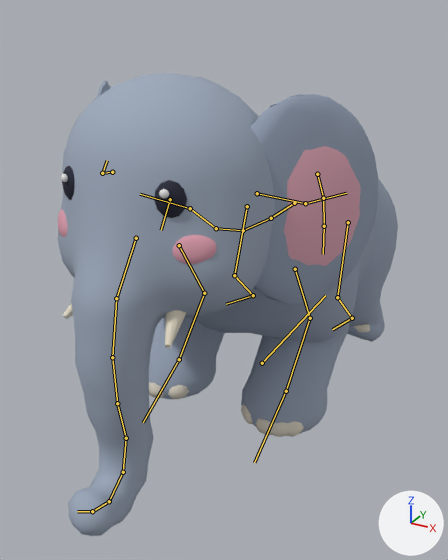
A saved change to the glTF model public/models/zoo-3d/elephant.glb.
The view is the same before and after, from a 50 mm lens placed at (1.4, -3.05, 2.03), pointed at (-0.01, -0.48, 0.75). Lighting does not change. The marker at lower right points along +X, +Y and +Z. The picture after the commit comes second. Both versions are drawn at frame 51 of the action 'GetUp'; the numbers are the values there. The bones that change, and the others that lie on the model, are drawn over the model as lines.

Objects in the first picture: 'elephant'.
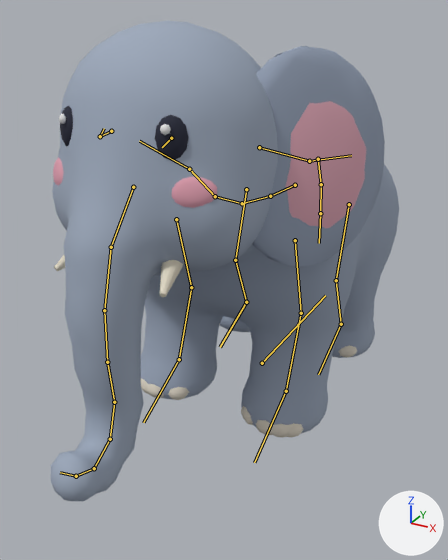
Location of each change, (x1, y1, x2, y2) in pixels of the pictures (448 x 560 px):
'elephant', posed
    before: (58, 73, 398, 536)
    after: (51, 21, 399, 501)
bone 'hips', root to tip
    before: (294, 203) to (271, 218)
    after: (295, 185) to (270, 196)
bone 'neck', root to tip
    before: (216, 228) to (190, 208)
    after: (215, 196) to (189, 169)
bone 'ear_r', root to tip
    before: (112, 172) to (102, 173)
    after: (111, 131) to (100, 136)
bone 'front_leg_upper_l', root to tip
    before: (295, 269) to (310, 318)
    after: (295, 240) to (301, 313)
bone 'front_leg_lower_l', root to tip
    before: (310, 318) to (286, 391)
    after: (301, 313) to (286, 391)
bone 'front_leg_upper_r', root to tip
    before: (179, 245) to (204, 293)
    after: (176, 219) to (191, 287)
bone 'front_leg_lower_r', root to tip
    before: (204, 293) to (179, 359)
    after: (191, 287) to (179, 359)
bone 'tail_1', root to tip
    before: (317, 174) to (323, 198)
    after: (318, 159) to (321, 184)
bone 'back_leg_upper_l', root to tip
    before: (348, 222) to (337, 297)
    after: (349, 204) to (336, 280)
bone 'back_leg_lower_l', root to tip
    before: (337, 297) to (352, 318)
    after: (336, 280) to (341, 324)
bone 'back_leg_foot_l', root to tip
    before: (352, 318) to (332, 329)
    after: (341, 324) to (318, 374)
bone 'back_leg_upper_r', root to tip
    before: (247, 206) to (234, 275)
    after: (246, 189) to (235, 260)
bone 'back_leg_lower_r', root to tip
    before: (234, 275) to (253, 295)
    after: (235, 260) to (246, 302)
bone 'back_leg_foot_r', root to tip
    before: (253, 295) to (226, 304)
    after: (246, 302) to (220, 347)

Diff of the bpy script that builds the scene:
```diff
--- a/public/models/zoo-3d/elephant.glb.py
+++ b/public/models/zoo-3d/elephant.glb.py
@@ bone_hips @@
 bone_hips = bpy.data.objects['elephant_rig'].pose.bones['hips']  # child of 'root'
-bone_hips.location = (0.0, -0.022, 0.133)
-bone_hips.rotation_quaternion = (1.0, 0.025, 0.0, 0.0)  # degrees (3, 0, 0)
+bone_hips.location = (0.0, -0.002, 0.015)
+bone_hips.rotation_quaternion = (1.0, 0.003, 0.0, 0.0)  # degrees (0, 0, 0)
@@ bone_neck @@
 bone_neck = bpy.data.objects['elephant_rig'].pose.bones['neck']  # child of 'spine_2'
-bone_neck.rotation_quaternion = (1.0, 0.01, 0.0, 0.0)  # degrees (1, 0, 0)
+bone_neck.rotation_quaternion = (1.0, 0.001, 0.0, 0.0)  # degrees (0, 0, 0)
@@ bone_ear_r @@
 bone_ear_r = bpy.data.objects['elephant_rig'].pose.bones['ear_r']  # child of 'head'
-bone_ear_r.rotation_quaternion = (-1.0, 0.001, 0.001, -0.002)  # degrees (0, 0, 0)
+bone_ear_r.rotation_quaternion = (-1.0, 0.005, 0.005, -0.014)  # degrees (-1, -1, 2)
@@ bone_front_leg_upper_l @@
 bone_front_leg_upper_l = bpy.data.objects['elephant_rig'].pose.bones['front_leg_upper_l']  # child of 'spine_2'
-bone_front_leg_upper_l.rotation_quaternion = (0.987, 0.163, 0.0, 0.0)  # degrees (19, 0, 0)
+bone_front_leg_upper_l.rotation_quaternion = (0.999, 0.034, 0.0, 0.0)  # degrees (4, 0, 0)
@@ bone_front_leg_lower_l @@
 bone_front_leg_lower_l = bpy.data.objects['elephant_rig'].pose.bones['front_leg_lower_l']  # child of 'front_leg_upper_l'
-bone_front_leg_lower_l.rotation_quaternion = (0.907, -0.421, 0.0, 0.0)  # degrees (-50, 0, 0)
+bone_front_leg_lower_l.rotation_quaternion = (0.997, -0.08, 0.0, 0.0)  # degrees (-9, 0, 0)
@@ bone_front_leg_foot_l @@
 bone_front_leg_foot_l = bpy.data.objects['elephant_rig'].pose.bones['front_leg_foot_l']  # child of 'front_leg_lower_l'
-bone_front_leg_foot_l.rotation_quaternion = (0.97, 0.243, 0.0, 0.0)  # degrees (28, 0, 0)
+bone_front_leg_foot_l.rotation_quaternion = (0.999, 0.044, 0.0, 0.0)  # degrees (5, 0, 0)
@@ bone_front_leg_upper_r @@
 bone_front_leg_upper_r = bpy.data.objects['elephant_rig'].pose.bones['front_leg_upper_r']  # child of 'spine_2'
-bone_front_leg_upper_r.rotation_quaternion = (0.987, 0.163, 0.0, 0.0)  # degrees (19, 0, 0)
+bone_front_leg_upper_r.rotation_quaternion = (0.999, 0.034, 0.0, 0.0)  # degrees (4, 0, 0)
@@ bone_front_leg_lower_r @@
 bone_front_leg_lower_r = bpy.data.objects['elephant_rig'].pose.bones['front_leg_lower_r']  # child of 'front_leg_upper_r'
-bone_front_leg_lower_r.rotation_quaternion = (0.907, -0.421, 0.0, 0.0)  # degrees (-50, 0, 0)
+bone_front_leg_lower_r.rotation_quaternion = (0.997, -0.08, 0.0, 0.0)  # degrees (-9, 0, 0)
@@ bone_front_leg_foot_r @@
 bone_front_leg_foot_r = bpy.data.objects['elephant_rig'].pose.bones['front_leg_foot_r']  # child of 'front_leg_lower_r'
-bone_front_leg_foot_r.rotation_quaternion = (0.97, 0.243, 0.0, 0.0)  # degrees (28, 0, 0)
+bone_front_leg_foot_r.rotation_quaternion = (0.999, 0.044, 0.0, 0.0)  # degrees (5, 0, 0)
@@ bone_tail_1 @@
 bone_tail_1 = bpy.data.objects['elephant_rig'].pose.bones['tail_1']  # child of 'hips'
-bone_tail_1.rotation_quaternion = (1.0, 0.0, 0.015, -0.009)  # degrees (0, 2, -1)
+bone_tail_1.rotation_quaternion = (0.999, 0.0, -0.04, 0.024)  # degrees (0, -5, 3)
@@ bone_back_leg_upper_l @@
 bone_back_leg_upper_l = bpy.data.objects['elephant_rig'].pose.bones['back_leg_upper_l']  # child of 'hips'
-bone_back_leg_upper_l.rotation_quaternion = (0.999, -0.035, 0.008, -0.018)  # degrees (-4, 1, -2)
+bone_back_leg_upper_l.rotation_quaternion = (1.0, -0.012, 0.0, -0.002)  # degrees (-1, 0, 0)
@@ bone_back_leg_lower_l @@
 bone_back_leg_lower_l = bpy.data.objects['elephant_rig'].pose.bones['back_leg_lower_l']  # child of 'back_leg_upper_l'
-bone_back_leg_lower_l.rotation_quaternion = (0.969, 0.247, 0.0, 0.0)  # degrees (29, 0, 0)
+bone_back_leg_lower_l.rotation_quaternion = (0.999, 0.044, 0.0, 0.0)  # degrees (5, 0, 0)
@@ bone_back_leg_foot_l @@
 bone_back_leg_foot_l = bpy.data.objects['elephant_rig'].pose.bones['back_leg_foot_l']  # child of 'back_leg_lower_l'
-bone_back_leg_foot_l.rotation_quaternion = (-0.818, 0.575, 0.019, -0.004)  # degrees (-70, -1, 2)
+bone_back_leg_foot_l.rotation_quaternion = (-0.997, 0.078, 0.002, -0.001)  # degrees (-9, 0, 0)
@@ bone_back_leg_upper_r @@
 bone_back_leg_upper_r = bpy.data.objects['elephant_rig'].pose.bones['back_leg_upper_r']  # child of 'hips'
-bone_back_leg_upper_r.rotation_quaternion = (0.999, -0.035, -0.008, 0.018)  # degrees (-4, -1, 2)
+bone_back_leg_upper_r.rotation_quaternion = (1.0, -0.012, 0.0, 0.002)  # degrees (-1, 0, 0)
@@ bone_back_leg_lower_r @@
 bone_back_leg_lower_r = bpy.data.objects['elephant_rig'].pose.bones['back_leg_lower_r']  # child of 'back_leg_upper_r'
-bone_back_leg_lower_r.rotation_quaternion = (0.969, 0.247, 0.0, 0.0)  # degrees (29, 0, 0)
+bone_back_leg_lower_r.rotation_quaternion = (0.999, 0.044, 0.0, 0.0)  # degrees (5, 0, 0)
@@ bone_back_leg_foot_r @@
 bone_back_leg_foot_r = bpy.data.objects['elephant_rig'].pose.bones['back_leg_foot_r']  # child of 'back_leg_lower_r'
-bone_back_leg_foot_r.rotation_quaternion = (-0.818, 0.575, -0.019, 0.004)  # degrees (-70, 1, -2)
+bone_back_leg_foot_r.rotation_quaternion = (-0.997, 0.078, -0.002, 0.001)  # degrees (-9, 0, 0)
```
